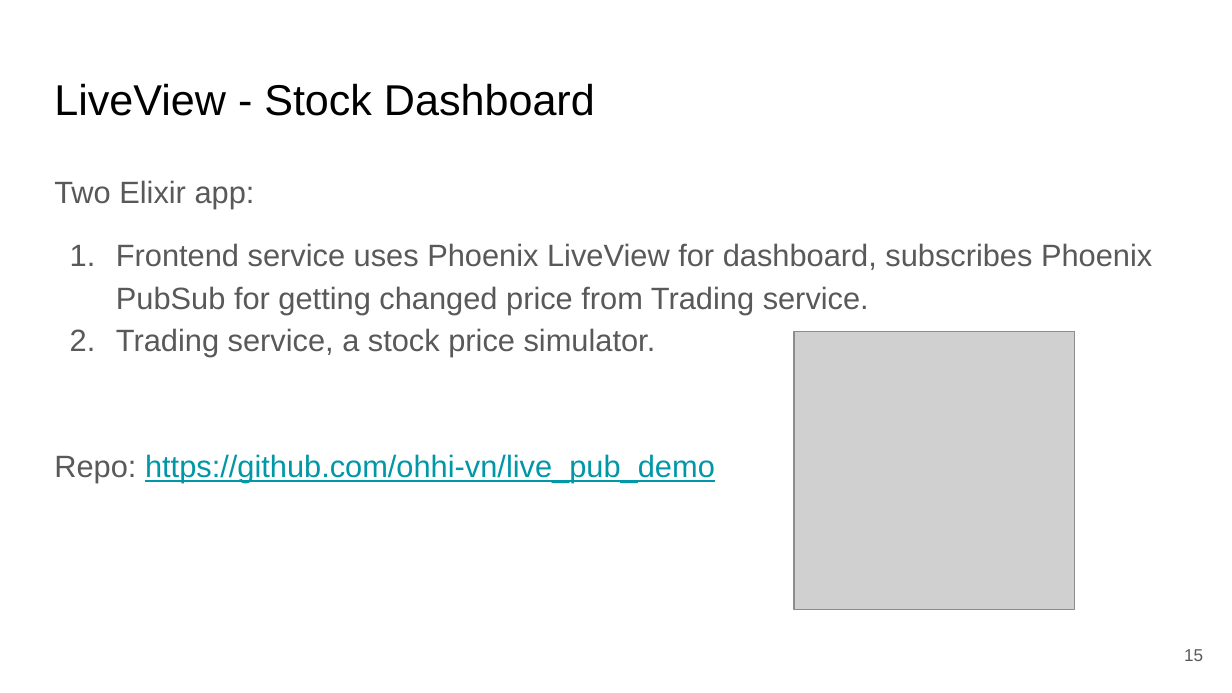
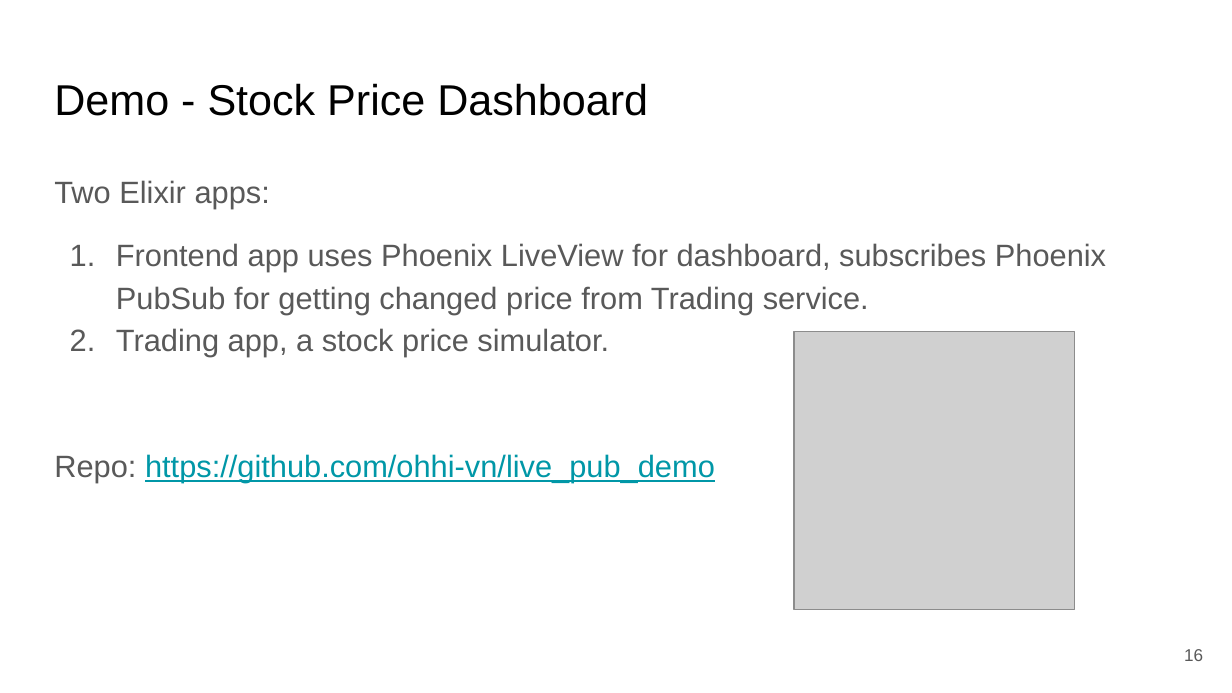
Before and after one commit to ohhi-vn/live_pub_demo, a slide deck: slide 16 of slide/Phoenix LiveView & Pubsub for Realtime & Scalable web app.pptx (slide 15 before the commit). Drawn at 1232x693 pixels with LibreOffice and Linux fonts; fonts in the diff are those of the drawing; grey boxes stand for pictures. Boxes give left, top, right and bottom in pixels: in the first picture for what was removed or moved away, otherwise in the second. Text is boxed around its words. In the diff, an @@ line names an element or a change of style, - is before the commit and + after.

```diff
--- a/slide/Phoenix LiveView & Pubsub for Realtime & Scalable web app.pptx
+++ b/slide/Phoenix LiveView & Pubsub for Realtime & Scalable web app.pptx
@@ title at (54,83,648,116): text changed @@
-LiveView - Stock Dashboard
+Demo - Stock Price Dashboard
@@ text at (54,180,1106,357): text changed @@
-Two Elixir app:
-1. Frontend service uses Phoenix LiveView for dashboard, subscribes Phoenix PubSub for getting changed price from Trading service.
-2. Trading service, a stock price simulator.
+Two Elixir apps:
+1. Frontend app uses Phoenix LiveView for dashboard, subscribes Phoenix PubSub for getting changed price from Trading service.
+2. Trading app, a stock price simulator.
@@ page number at (1184,649,1203,661): text changed @@
-15
+16
```
Also in this commit, not shown: 10 other slides changed, 1 slide added.
